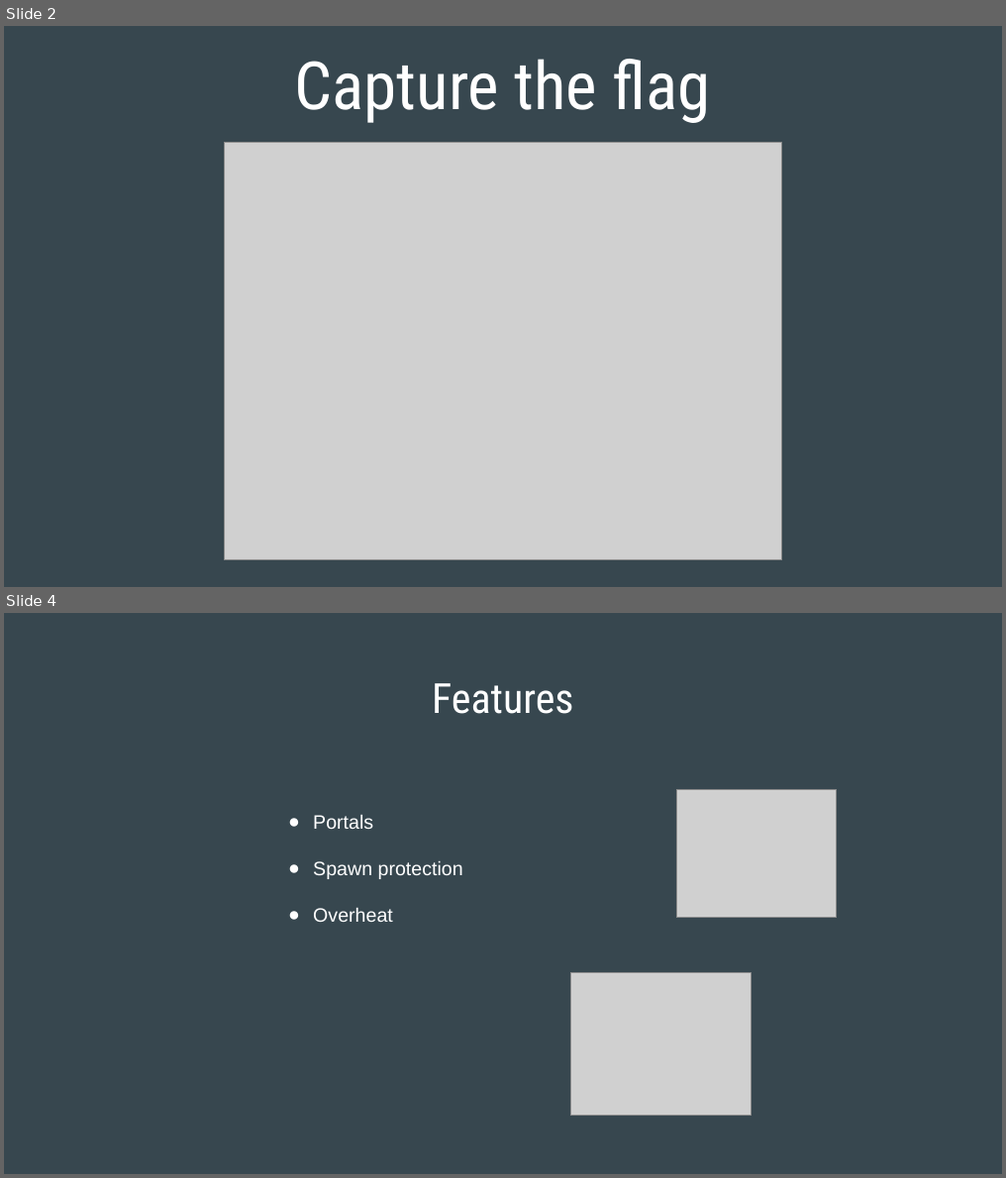
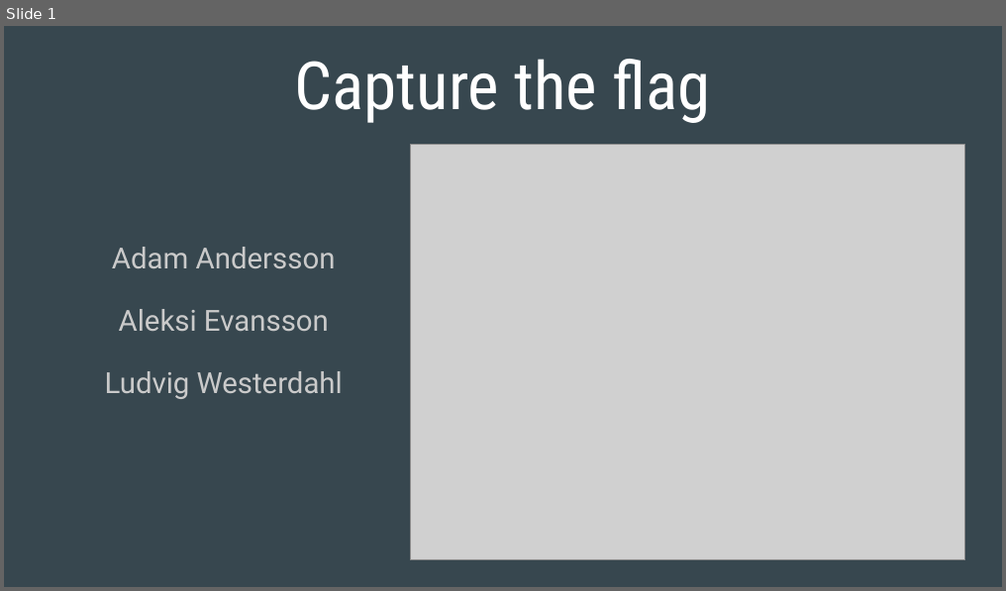
Before and after one commit to allerulez/ctf, a slide deck: TDDD63 - Perspective in Computer Science and Computer Engineering.pptx. Shown one above the other, each under a label of ours: slides 2 and 4 before the commit, slide 1 after it; the slides between them are not shown. The pictures are 1006x1178 and 1006x591 pixels, drawn with LibreOffice and Linux fonts; fonts in the diff are those of the drawing; grey boxes stand for pictures. Boxes give left, top, right and bottom in pixels: in the first picture for what was removed or moved away, otherwise in the second. Text is boxed around its words. In the diff, an @@ line names an element or a change of style, - is before the commit and + after.

```diff
--- a/TDDD63 - Perspective in Computer Science and Computer Engineering.pptx
+++ b/TDDD63 - Perspective in Computer Science and Computer Engineering.pptx
@@ slide 4 removed at [4,613,1002,1174], background #37474F @@
@@ title removed at [432,683,573,714] @@
-Features
@@ picture removed at [676,789,837,917] @@
@@ text removed at [313,814,463,922] @@
-● Portals
-● Spawn protection
-● Overheat
@@ picture removed at [571,972,750,1116] @@
@@ what was slide 2 is now slide 1 @@
@@ slide 1 changed as well @@
@@ picture: place and size @@
-picture at [225,143,781,561]
+picture at [410,145,965,561]
@@ text added at [105,247,343,399], 21 pt, text #CACACA @@
+Adam Andersson
+Aleksi Evansson
+Ludvig Westerdahl
```
Also in this commit, not shown: 1 other slide changed, 3 slides added, 2 other slides removed, 2 other files.
